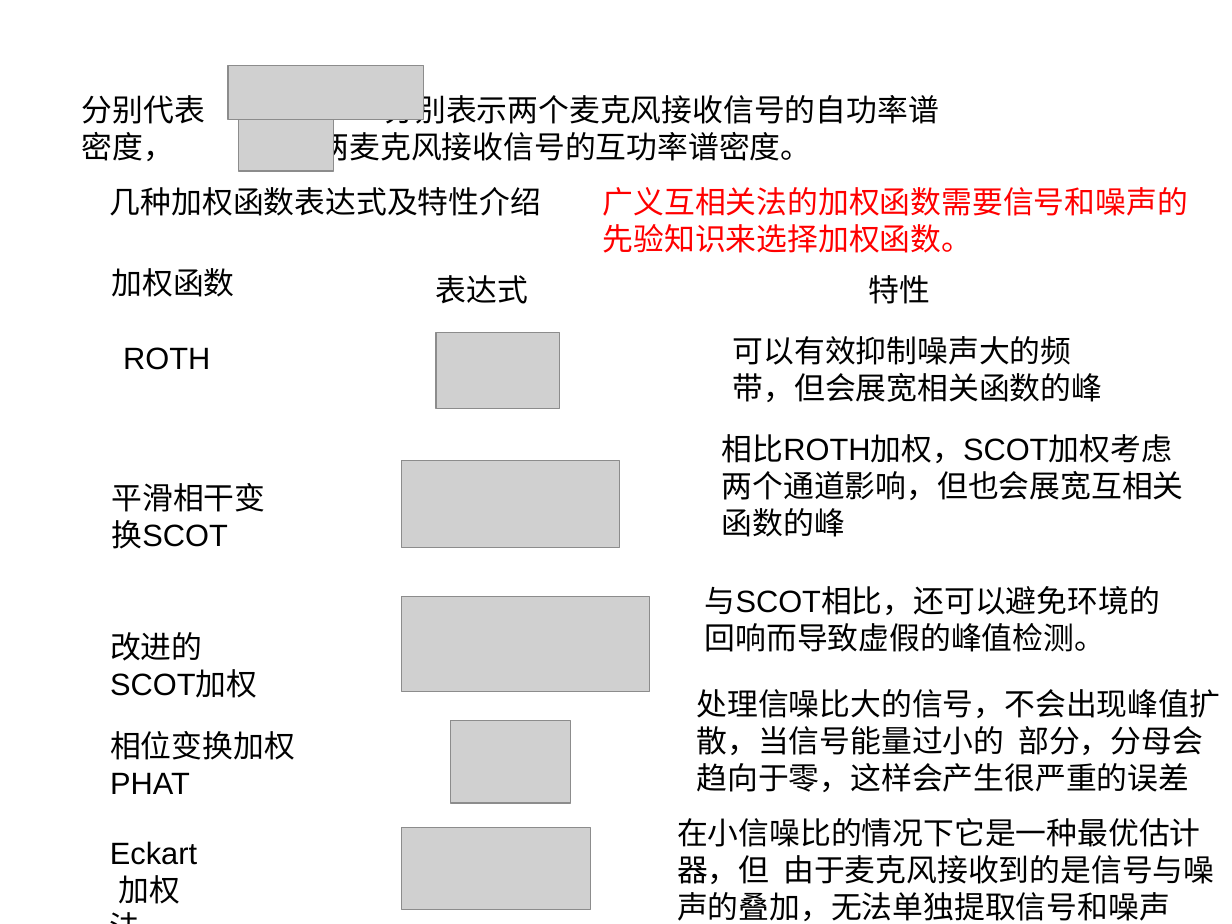
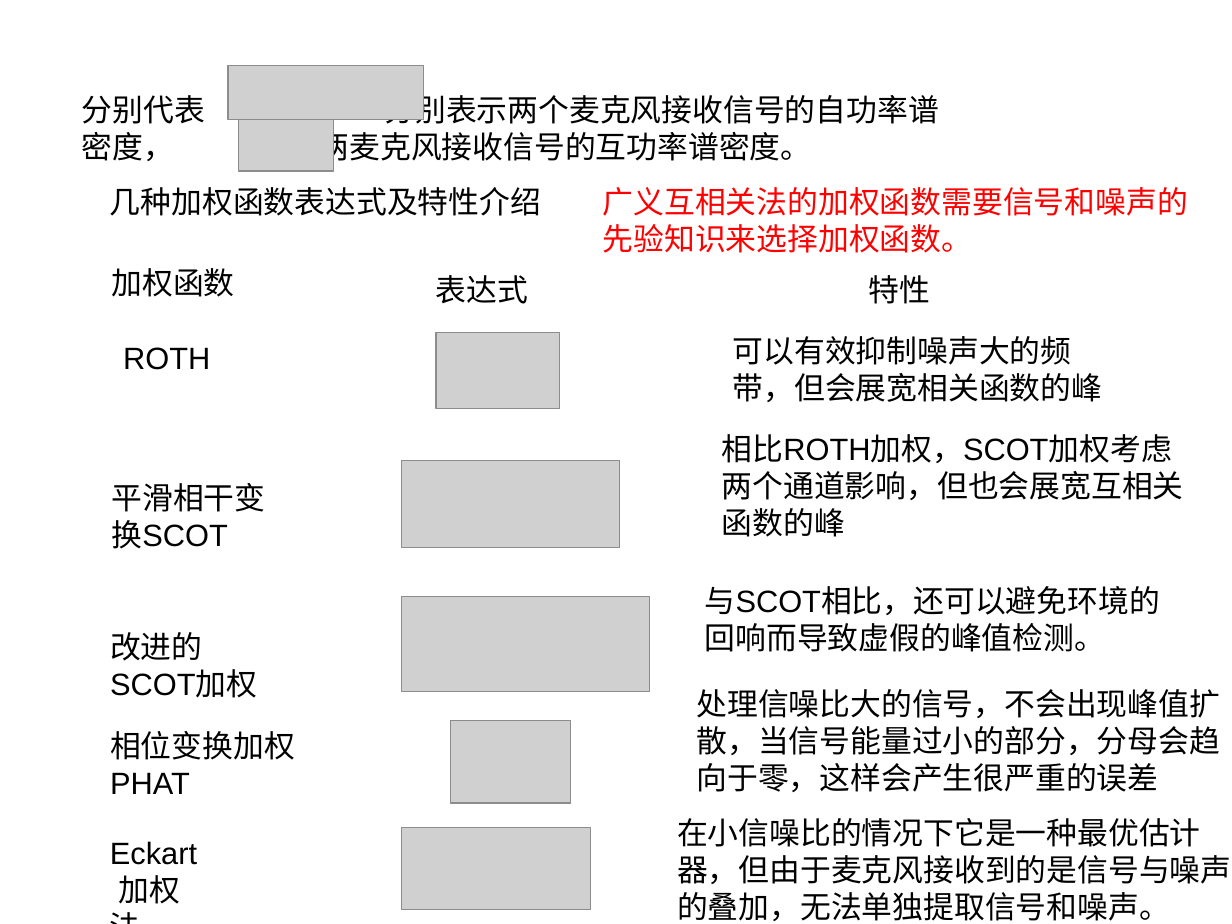
Before and after one commit to hangxiu/machine-Learning, a slide deck: slide 8 of tensorflow_Learning_practice/DOA基础.ppt. Drawn at 1232x924 pixels with LibreOffice and Linux fonts; fonts in the diff are those of the drawing; grey boxes stand for pictures. Boxes give left, top, right and bottom in pixels: in the first picture for what was removed or moved away, otherwise in the second. Text is boxed around its words. In the diff, an @@ line names an element or a change of style, - is before the commit and + after.

```diff
--- a/tensorflow_Learning_practice/DOA基础.ppt
+++ b/tensorflow_Learning_practice/DOA基础.ppt
@@ text at (697,689,1221,792): spaces changed @@
-处理信噪比大的信号，不会出现峰值扩散，当信号能量过小的 部分，分母会趋向于零，这样会产生很严重的误差
+处理信噪比大的信号，不会出现峰值扩散，当信号能量过小的部分，分母会趋向于零，这样会产生很严重的误差
@@ text at (677,818,1231,921): text changed @@
-在小信噪比的情况下它是一种最优估计器，但 由于麦克风接收到的是信号与噪声的叠加，无法单独提取信号和噪声
+在小信噪比的情况下它是一种最优估计器，但由于麦克风接收到的是信号与噪声的叠加，无法单独提取信号和噪声。
```
Also in this commit, not shown: 1 other slide changed, 4 slides added, 1 slide removed.
